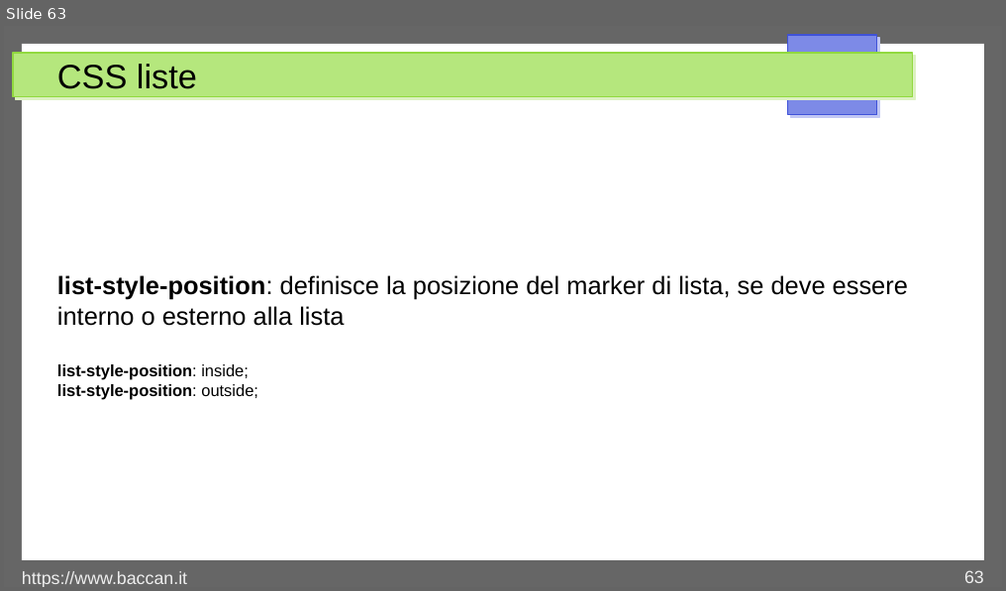
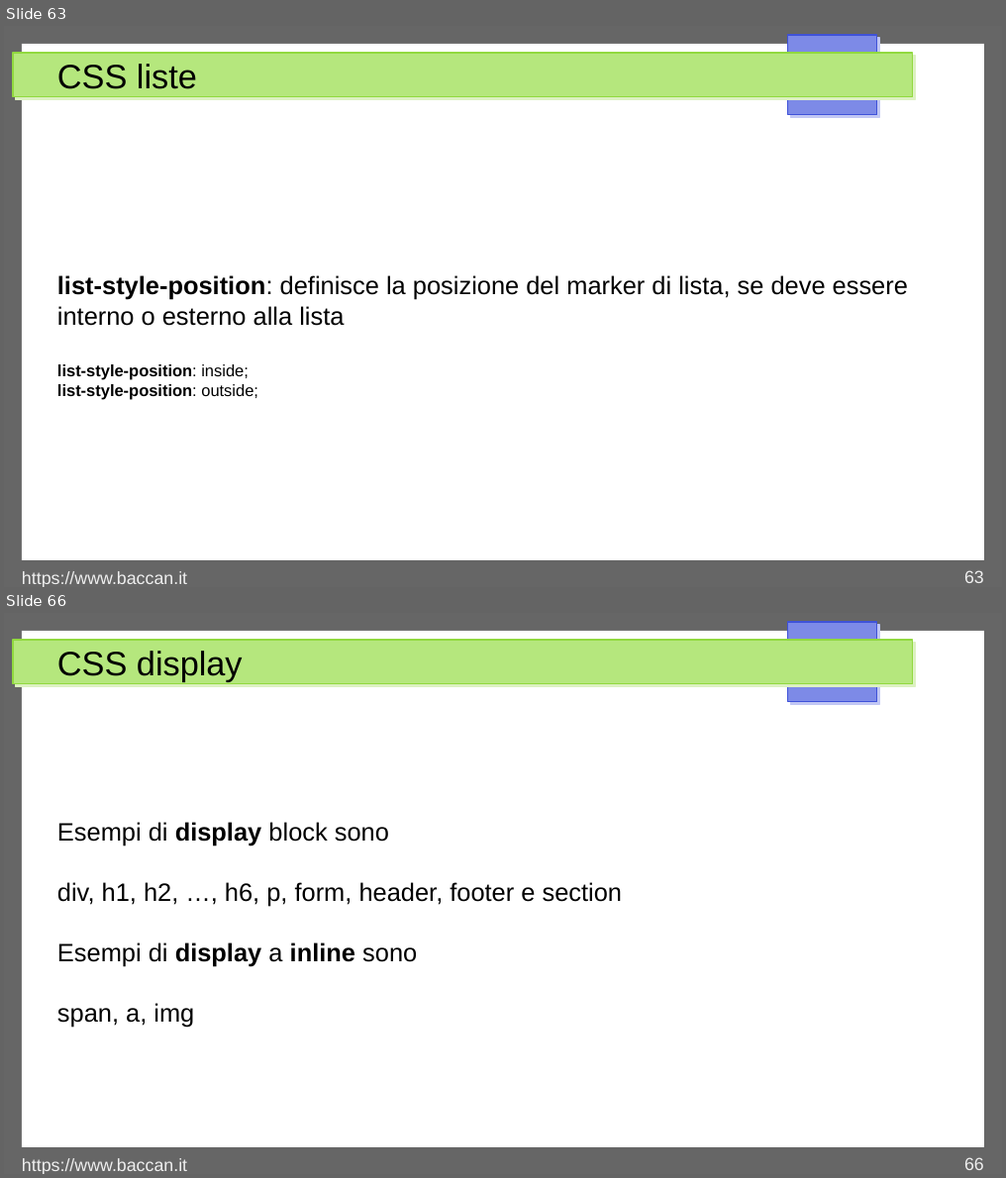
Before and after one commit to matteobaccan/CorsoCSS, a slide deck: Chapter_css.odp. Shown one above the other, each under a label of ours: slide 63 before the commit, slides 63 and 66 after it; the slides between them are not shown. The pictures are 1006x591 and 1006x1178 pixels, drawn with LibreOffice and Linux fonts; fonts in the diff are those of the drawing. Boxes give left, top, right and bottom in pixels: in the first picture for what was removed or moved away, otherwise in the second. Text is boxed around its words. In the diff, an @@ line names an element or a change of style, - is before the commit and + after.

Commit message:
Display e position

```diff
--- a/Chapter_css.odp
+++ b/Chapter_css.odp
@@ slide 66 added at (x1=4, y1=613, x2=1002, y2=1174), background #FFFFFF; not listed: 4 template elements that a slide beside it also shows @@
@@ title added at (x1=57, y1=651, x2=243, y2=681), 27 pt, text #000000 @@
+CSS display
@@ text added at (x1=57, y1=822, x2=623, y2=1028), 20 pt, text #000000 @@
+Esempi di display block sono
+div, h1, h2, …, h6, p, form, header, footer e section
+Esempi di display a inline sono
+span, a, img
@@ text added at (x1=22, y1=1158, x2=187, y2=1174), 14 pt, text #EEEEEE @@
+https://www.baccan.it
@@ page number added at (x1=964, y1=1157, x2=984, y2=1170), 14 pt, text #EEEEEE @@
+66
```
Also in this commit, not shown: 1 slide changed, 9 other slides added, 4 other files.
